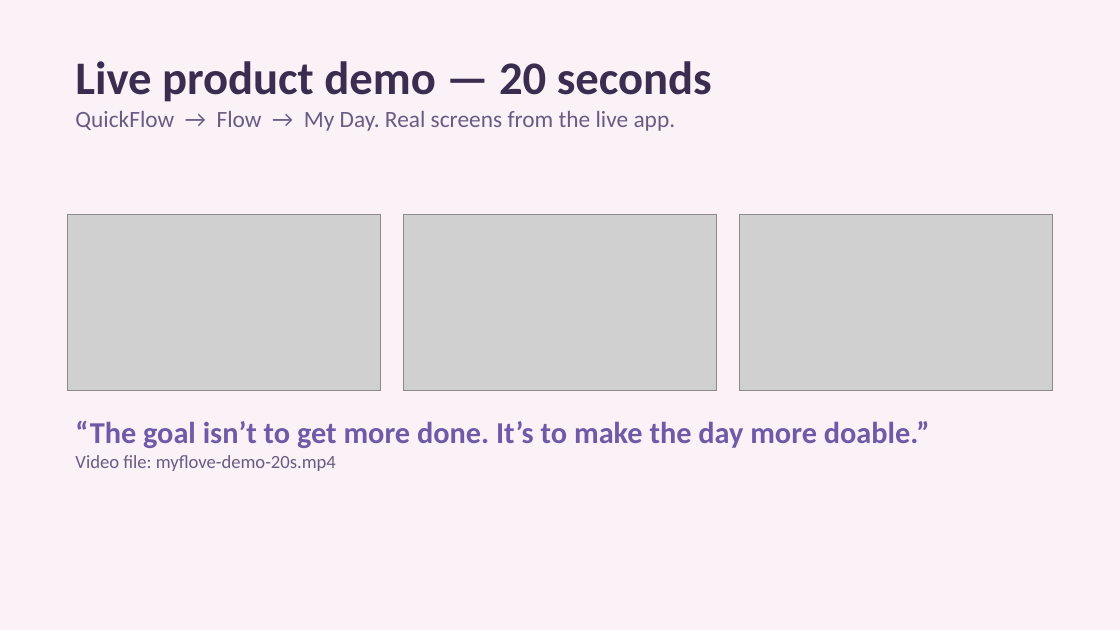
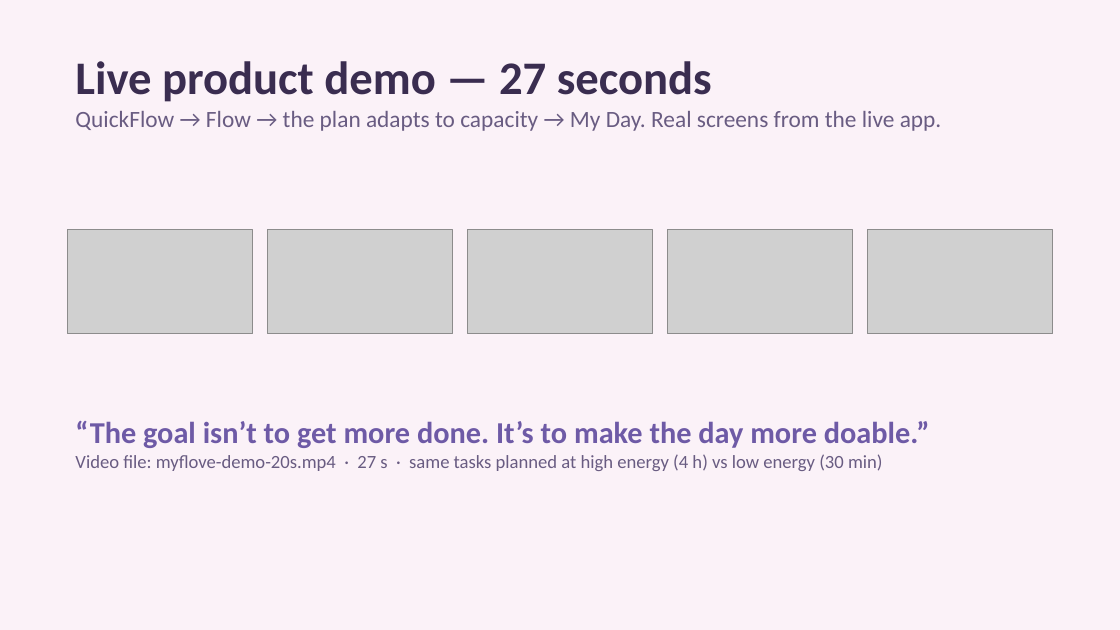
Before and after one commit to camillabaksi/myflove-926d3d31, a slide deck: slide 13 of public/pitch/MyFlove_Investor_Pitch_3min_EN.pptx. Drawn at 1120x630 pixels with LibreOffice and Linux fonts; fonts in the diff are those of the drawing; grey boxes stand for pictures. Boxes give left, top, right and bottom in pixels: in the first picture for what was removed or moved away, otherwise in the second. Text is boxed around its words. In the diff, an @@ line names an element or a change of style, - is before the commit and + after.

```diff
--- a/public/pitch/MyFlove_Investor_Pitch_3min_EN.pptx
+++ b/public/pitch/MyFlove_Investor_Pitch_3min_EN.pptx
@@ text at box(75, 61, 942, 131): text changed @@
-Live product demo — 20 seconds
-QuickFlow → Flow → My Day. Real screens from the live app.
+Live product demo — 27 seconds
+QuickFlow → Flow → the plan adapts to capacity → My Day. Real screens from the live app.
@@ picture: place and size @@
-picture at box(67, 214, 381, 391)
+picture at box(67, 229, 253, 334)
@@ picture: place and size @@
-picture at box(403, 214, 717, 391)
+picture at box(267, 229, 453, 334)
@@ picture added at box(467, 229, 653, 334) @@
@@ picture added at box(667, 229, 853, 334) @@
@@ picture: place and size @@
-picture at box(739, 214, 1053, 391)
+picture at box(868, 229, 1054, 334)
@@ text at box(75, 454, 883, 471): text changed @@
-Video file: myflove-demo-20s.mp4
+Video file: myflove-demo-20s.mp4 · 27 s · same tasks planned at high energy (4 h) vs low energy (30 min)
```
Also in this commit, not shown: 1 other file.
